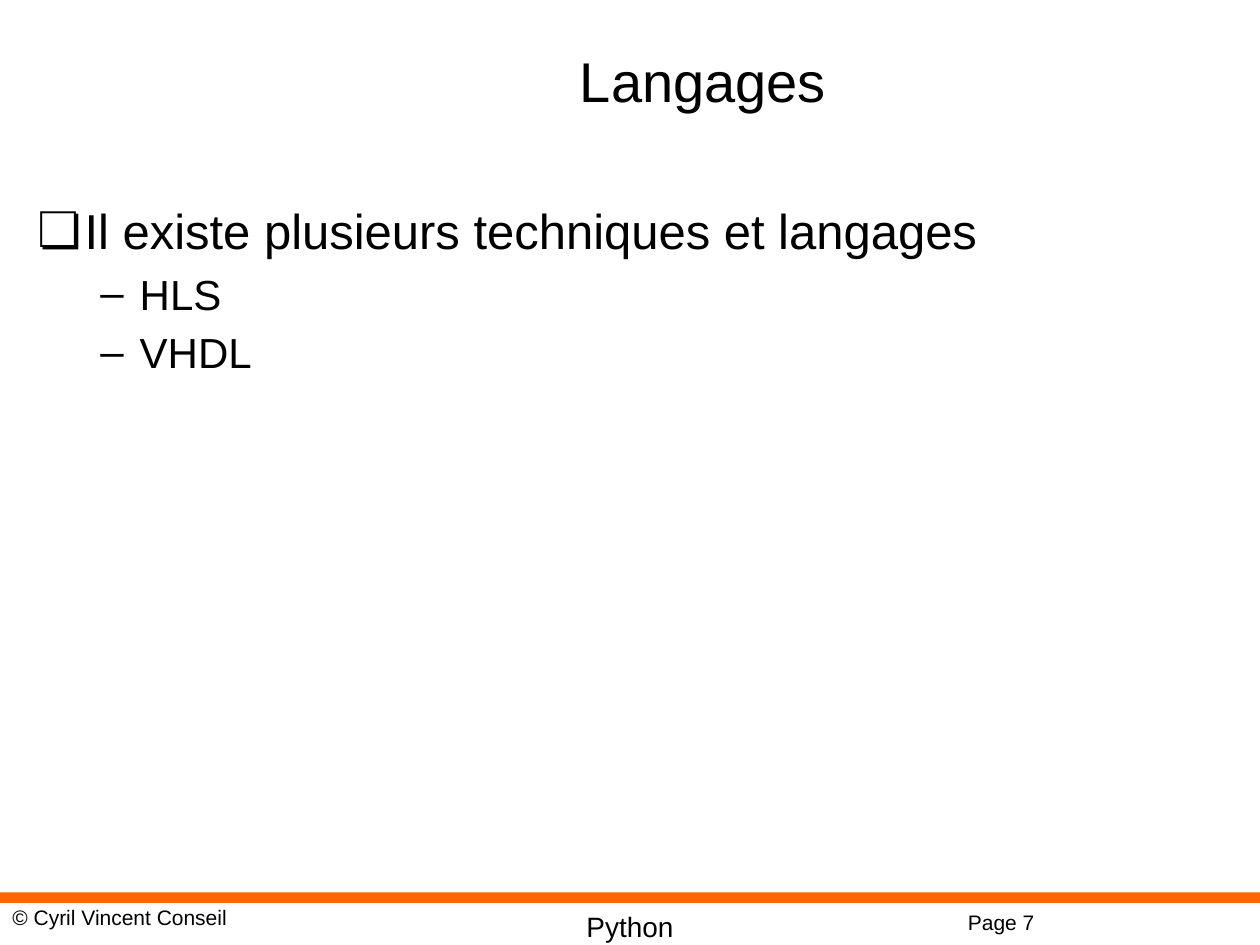
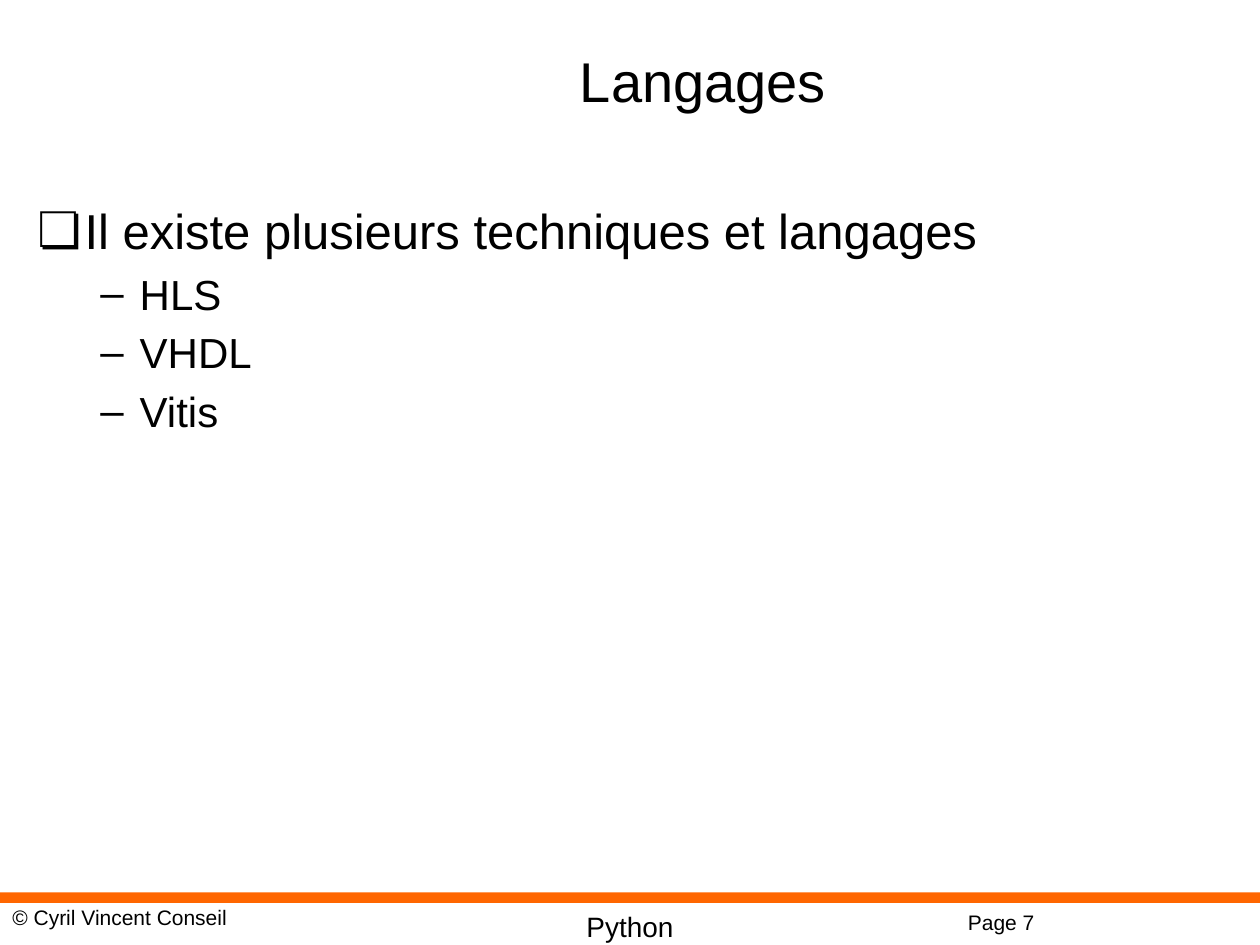
Before and after one commit to cyrilvincent/iot-ai, a slide deck: slide 7 of ppt/IoTAI31-FPGA.pptx. Drawn at 1260x945 pixels with LibreOffice and Linux fonts; fonts in the diff are those of the drawing; background and template pictures are left out. Boxes give left, top, right and bottom in pixels: in the first picture for what was removed or moved away, otherwise in the second. Text is boxed around its words. In the diff, an @@ line names an element or a change of style, - is before the commit and + after.

```diff
--- a/ppt/IoTAI31-FPGA.pptx
+++ b/ppt/IoTAI31-FPGA.pptx
@@ text at (140, 396, 219, 428): paragraph added @@
+  – Vitis
```
Also in this commit, not shown: 1 other slide changed, 45 other files.
